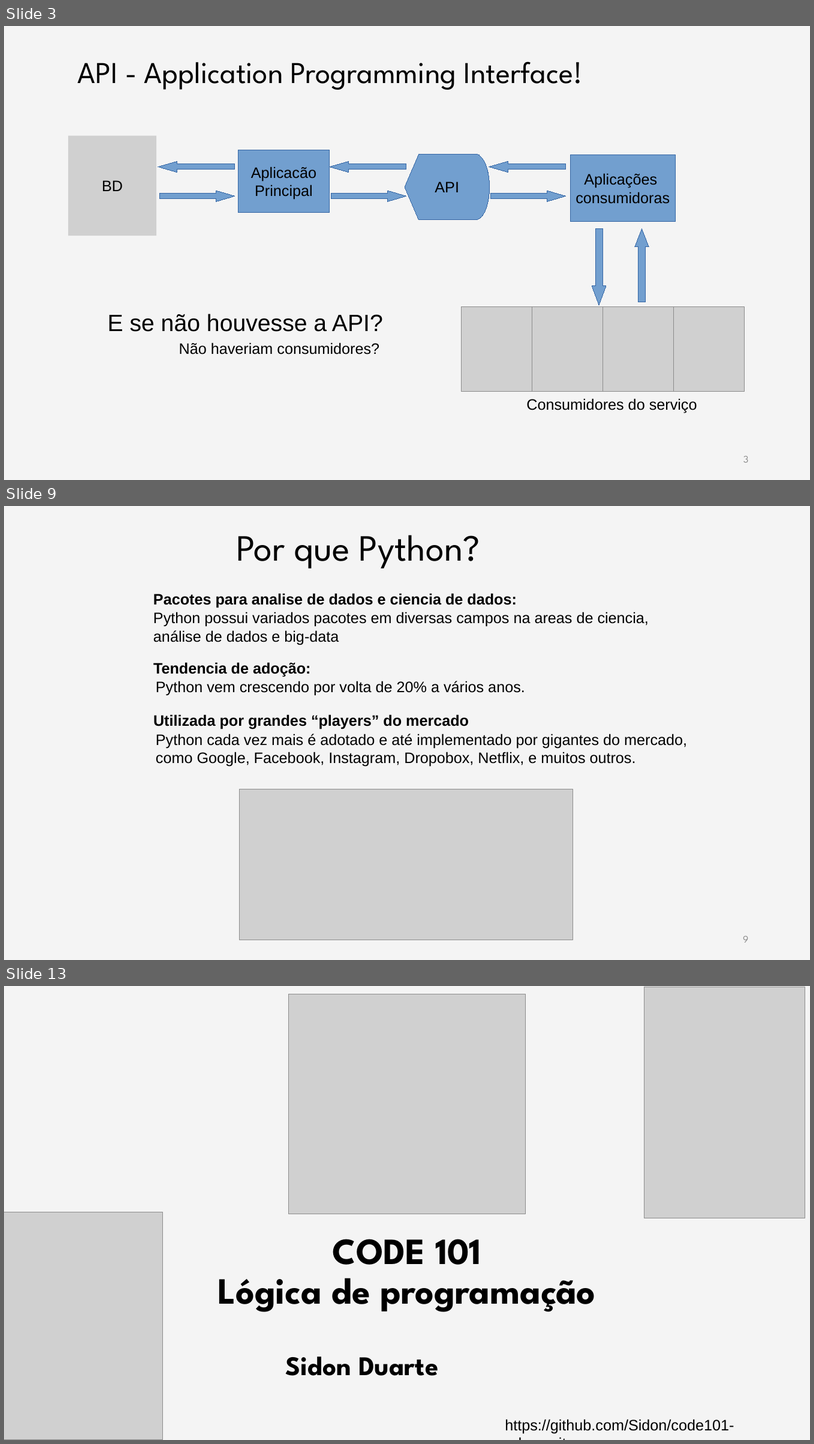
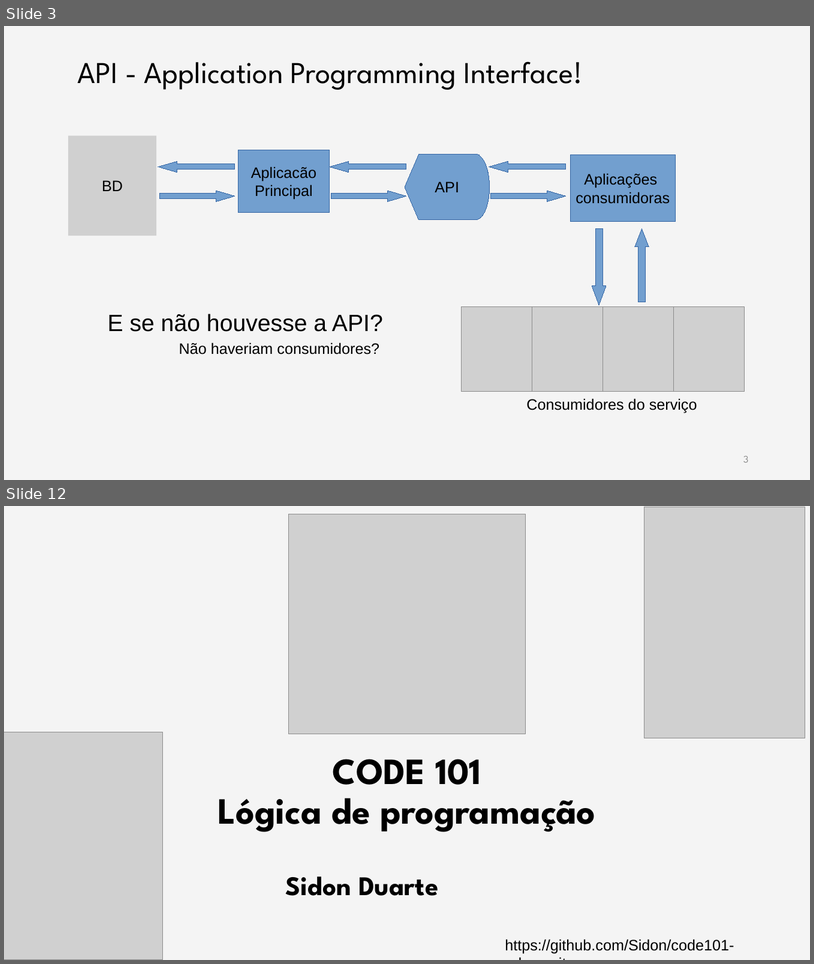
Before and after one commit to rodrisg/code101-edevo, a slide deck: aula3/aula3.odp. Shown one above the other, each under a label of ours: slides 3, 9 and 13 before the commit, slides 3 and 12 after it; the slides between them are not shown. The pictures are 814x1444 and 814x964 pixels, drawn with LibreOffice and Linux fonts; fonts in the diff are those of the drawing; grey boxes stand for pictures; background and template pictures are left out. Boxes give left, top, right and bottom in pixels: in the first picture for what was removed or moved away, otherwise in the second. Text is boxed around its words. In the diff, an @@ line names an element or a change of style, - is before the commit and + after.

```diff
--- a/aula3/aula3.odp
+++ b/aula3/aula3.odp
@@ slide 9 removed at (4, 506, 810, 960), background #FFFFFF; not listed: 1 template element that a slide beside it also shows @@
@@ title removed at (236, 535, 480, 568) @@
-Por que Python?
@@ group removed at (153, 593, 687, 766): 6 texts @@
-Pacotes para analise de dados e ciencia de dados:
-Python possui variados pacotes em diversas campos na areas de ciencia, análise de dados e big-data
-Tendencia de adoção:
-Python vem crescendo por volta de 20% a vários anos.
-Utilizada por grandes “players” do mercado
-Python cada vez mais é adotado e até implementado por gigantes do mercado, como Google, Facebook, Instagram, Dropobox, Netflix, e muitos outros.
@@ picture removed at (240, 789, 573, 939) @@
@@ page number removed at (743, 936, 749, 942) @@
-9
@@ what was slide 13 is now slide 12 @@
```
Also in this commit, not shown: 3 slides changed, 7 slides added, 7 other slides removed, 3 other files.
